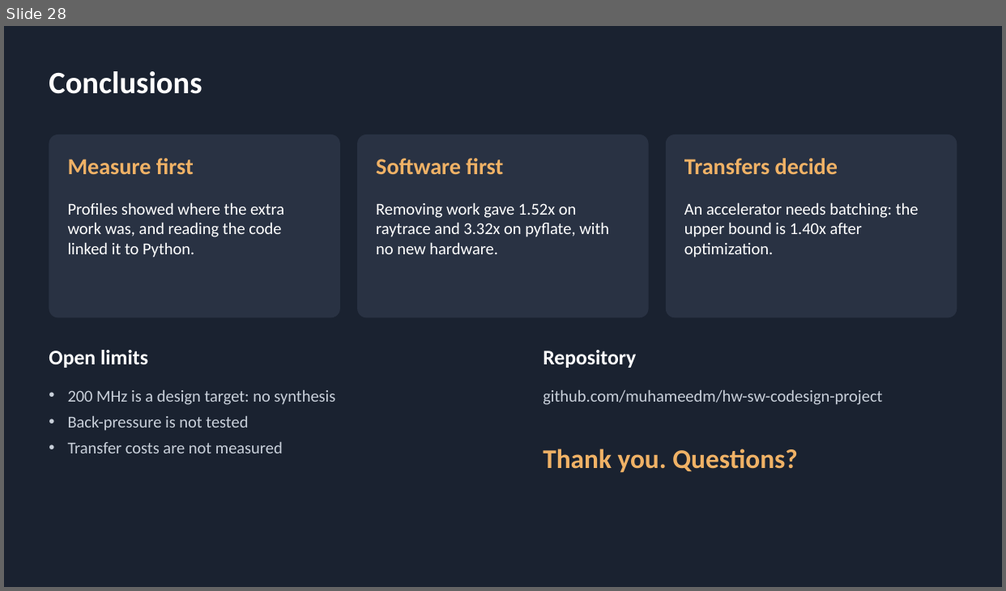
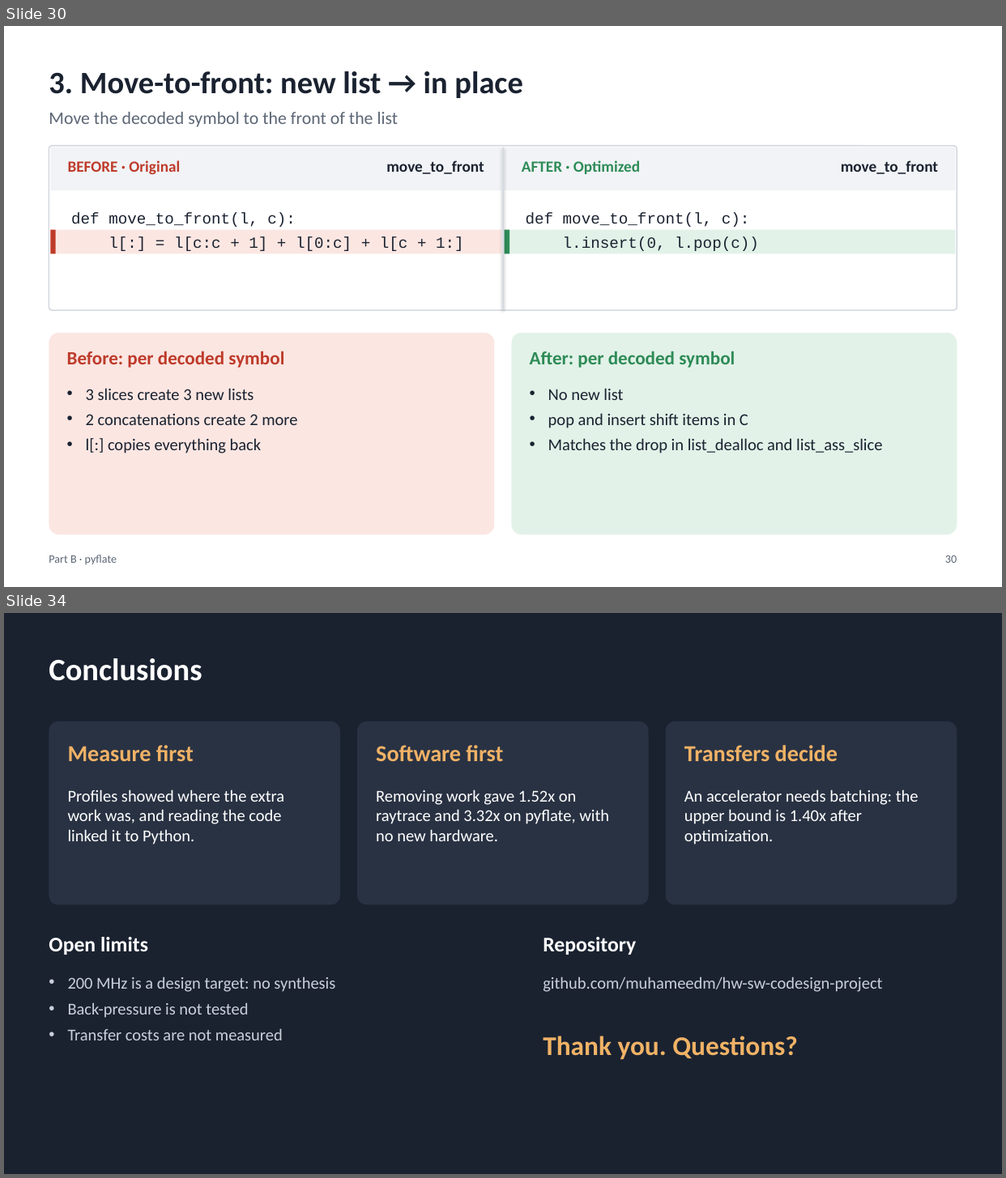
Before and after one commit to muhameedm/hw-sw-codesign-project, a slide deck: presentation/presentation.pptx. Shown one above the other, each under a label of ours: slide 28 before the commit, slides 30 and 34 after it; the slides between them are not shown. The pictures are 1006x591 and 1006x1178 pixels, drawn with LibreOffice and Linux fonts; fonts in the diff are those of the drawing. Boxes give left, top, right and bottom in pixels: in the first picture for what was removed or moved away, otherwise in the second. Text is boxed around its words. In the diff, an @@ line names an element or a change of style, - is before the commit and + after.

Commit message:
Expand the pyflate part of the presentation

```diff
--- a/presentation/presentation.pptx
+++ b/presentation/presentation.pptx
@@ slide 30 added at [4, 26, 1002, 587], background #FFFFFF @@
@@ title added at [49, 71, 522, 98], 30 pt, text #1A2230, bold @@
+3. Move-to-front: new list → in place
@@ text added at [49, 112, 398, 127], 17 pt, text #5C6675 @@
+Move the decoded symbol to the front of the list
@@ rounded rectangle added at [49, 146, 957, 310], fill #FFFFFF, outline #D5DAE1 1.25 pt @@
@@ rectangle added at [50, 148, 502, 190], fill #F1F3F6 @@
@@ text added at [68, 160, 180, 175], 15 pt, text #BE3B2A, bold @@
+BEFORE · Original
@@ text added at [386, 160, 484, 174], 15 pt, text #1A2230, bold @@
+move_to_front
@@ line added from (503, 148) to (503, 309), #D5DAE1 1.25 pt @@
@@ rectangle added at [504, 148, 956, 190], fill #F1F3F6 @@
@@ text added at [522, 160, 640, 174], 15 pt, text #2E8B57, bold @@
+AFTER · Optimized
@@ text added at [841, 160, 938, 174], 15 pt, text #1A2230, bold @@
+move_to_front
@@ text added at [71, 212, 296, 227], 15 pt, text #1A2230 @@
+def move_to_front(l, c):
@@ text added at [526, 212, 750, 227], 15 pt, text #1A2230 @@
+def move_to_front(l, c):
@@ rectangle added at [50, 229, 502, 254], fill #FBE6E2 @@
@@ rectangle added at [50, 229, 56, 254], fill #BE3B2A @@
@@ text added at [108, 237, 464, 251], 15 pt, text #1A2230 @@
+l[:] = l[c:c + 1] + l[0:c] + l[c + 1:]
@@ rectangle added at [504, 229, 956, 254], fill #E2F2E8 @@
@@ rectangle added at [504, 229, 509, 254], fill #2E8B57 @@
@@ text added at [563, 237, 759, 251], 15 pt, text #1A2230 @@
+l.insert(0, l.pop(c))
@@ rounded rectangle added at [49, 333, 494, 535], fill #FBE6E2 @@
@@ rounded rectangle added at [512, 333, 957, 535], fill #E2F2E8 @@
@@ text added at [67, 352, 284, 368], 18 pt, text #BE3B2A, bold @@
+Before: per decoded symbol
@@ text added at [530, 352, 735, 368], 18 pt, text #2E8B57, bold @@
+After: per decoded symbol
@@ text added at [86, 388, 297, 454], 16 pt, text #1A2230 @@
+• 3 slices create 3 new lists
+• 2 concatenations create 2 more
+• l[:] copies everything back
@@ text added at [548, 388, 882, 454], 16 pt, text #1A2230 @@
+• No new list
+• pop and insert shift items in C
+• Matches the drop in list_dealloc and list_ass_slice
@@ text added at [49, 555, 117, 565], 11 pt, text #5C6675 @@
+Part B · pyflate
@@ text added at [945, 556, 957, 563], 11 pt, text #5C6675 @@
+30
@@ what was slide 28 is now slide 34 @@
```
Also in this commit, not shown: 5 slides changed, 5 other slides added.
